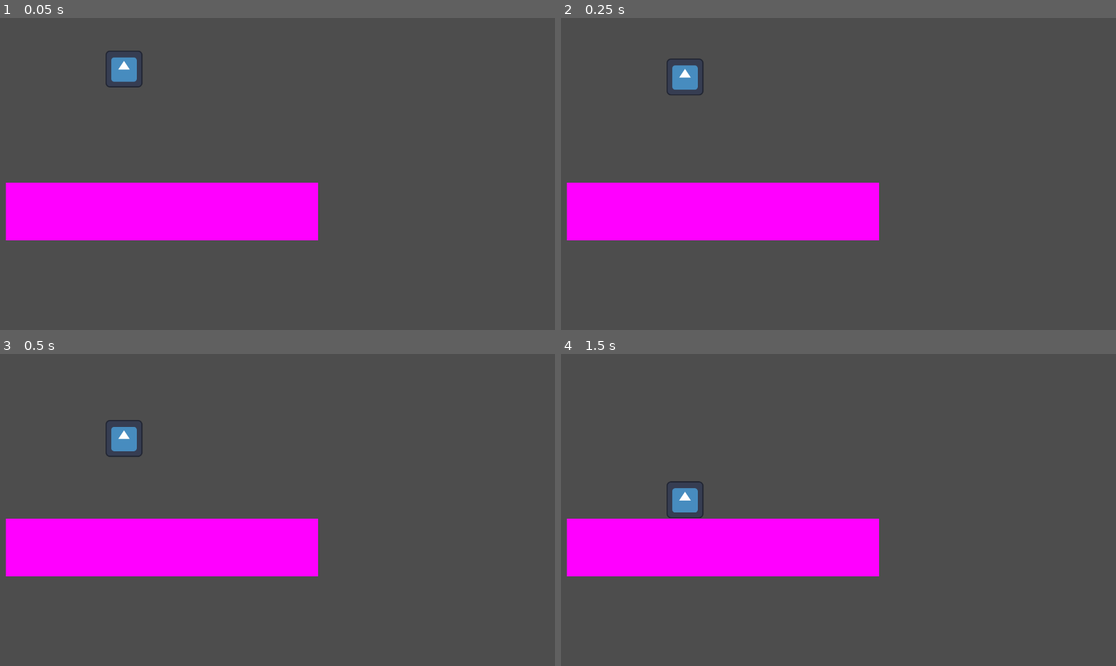
Above: before the commit, frames 1-4 (two rows, left to right).
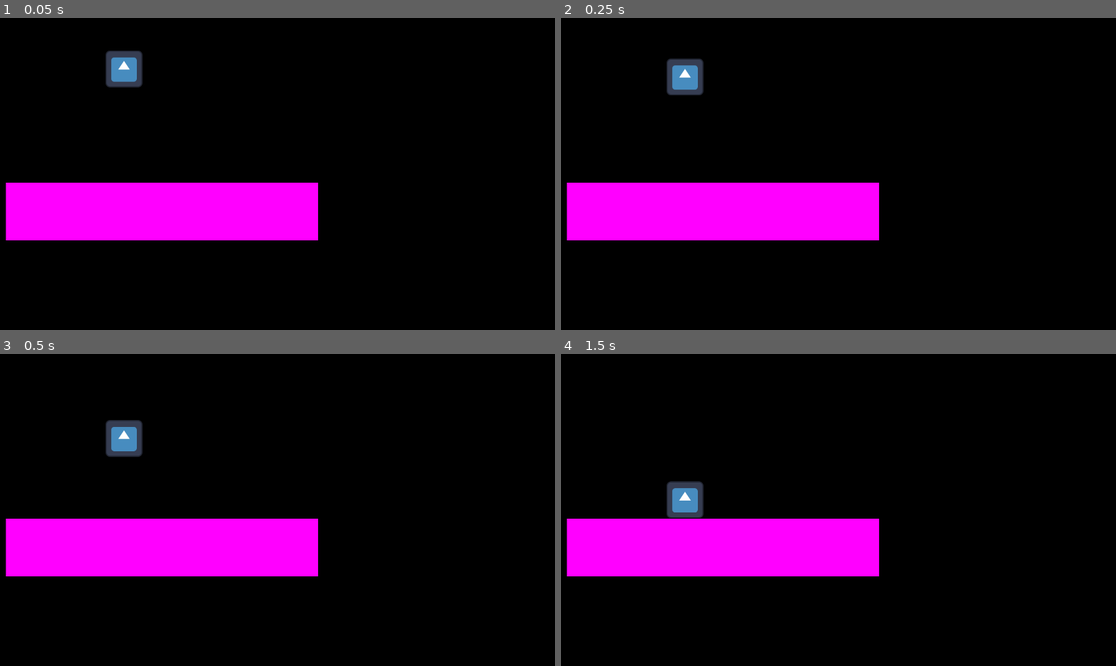
Above: after the commit, the same moments.

Repository: adudewithapc/piktiv-autumn-game-jam-2024
Game: Godot game, scene res://Scenes/Personal/Axel.tscn
Two runs of this game, one before a commit and one after it. Both use one fixed random seed, a clock stepped at 60 frames per second and the inputs below. The engine's default icon, where the game draws it, is replaced by a stand-in: a white triangle on a blue panel in a dark square.
Inputs:
- Up to frame 1 (0.05 s): no input
- Up to frame 2 (0.25 s): no input
- Up to frame 3 (0.5 s): no input
- Up to frame 4 (1.5 s): hold Right (first_move_right) 0.53-1.28 s; tap Enter at 1.25 s; hold Left (first_move_left) from 1.28 s (still down)

The runs differ from the first frame. In frame 1, 89% of the frame differs, in the area x 0-100%, y 0-100%; in frame 2, 89%; in frame 3, 89%; in frame 4, 89%.

Commit message:
added camera and changed bg colour

Diff:
--- a/Scenes/Level.tscn
+++ b/Scenes/Level.tscn
@@ -8,7 +8,11 @@
 
 [node name="Level" type="Node2D"]
 
+[node name="Camera2D" type="Camera2D" parent="."]
+position = Vector2(960, 540)
+
 [node name="Stage" type="StaticBody2D" parent="."]
+disable_mode = 1
 
 [node name="CollisionShape2D" type="CollisionShape2D" parent="Stage"]
 position = Vector2(448, 540)
--- a/project.godot
+++ b/project.godot
@@ -40,3 +40,4 @@
 
 renderer/rendering_method="gl_compatibility"
 renderer/rendering_method.mobile="gl_compatibility"
+environment/defaults/default_clear_color=Color(0, 0, 0, 1)
